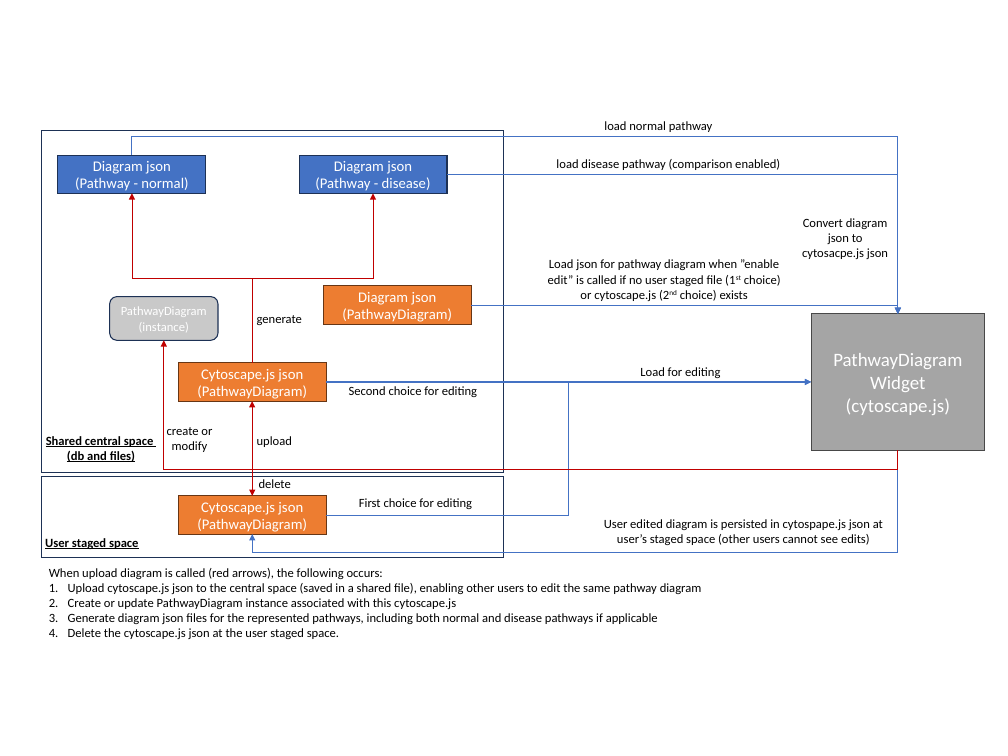
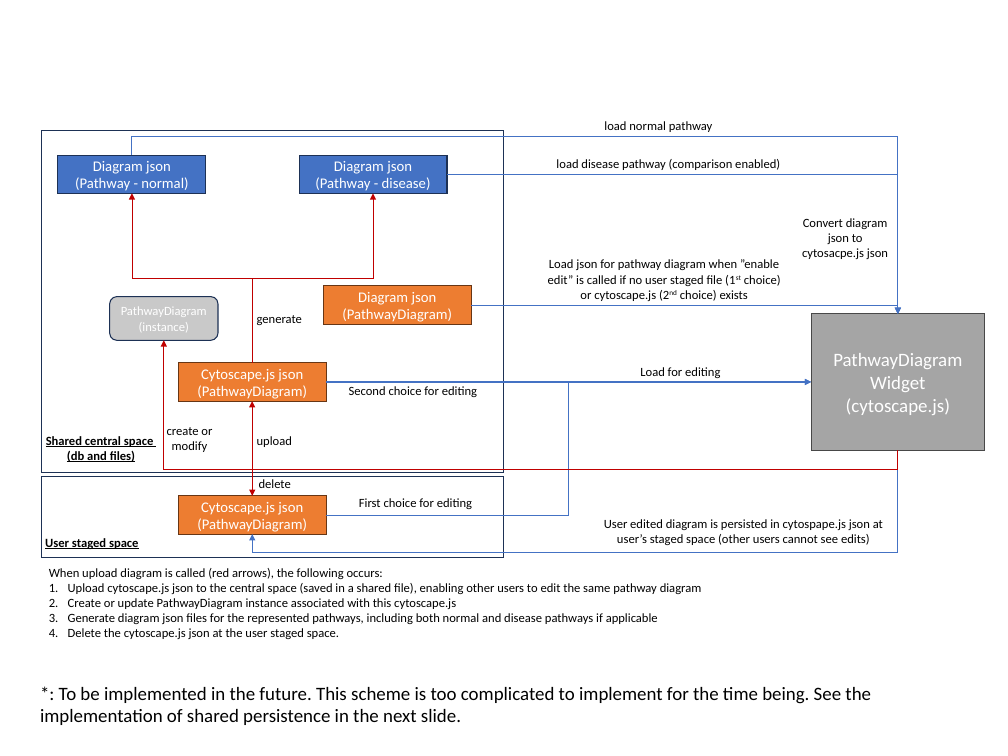
Before and after one commit to reactome/curator-tool-frontend, a slide deck: slide 2 of docs/UserInterfaceDesign.pptx. Drawn at 1008x756 pixels with LibreOffice and Linux fonts; fonts in the diff are those of the drawing. Boxes give left, top, right and bottom in pixels: in the first picture for what was removed or moved away, otherwise in the second. Text is boxed around its words. In the diff, an @@ line names an element or a change of style, - is before the commit and + after.

```diff
--- a/docs/UserInterfaceDesign.pptx
+++ b/docs/UserInterfaceDesign.pptx
@@ text added at [40,687,871,725], 18 pt, text #000000 @@
+*: To be implemented in the future. This scheme is too complicated to implement for the time being. See the implementation of shared persistence in the next slide.
```
Also in this commit, not shown: 1 slide added, 5 other files.
